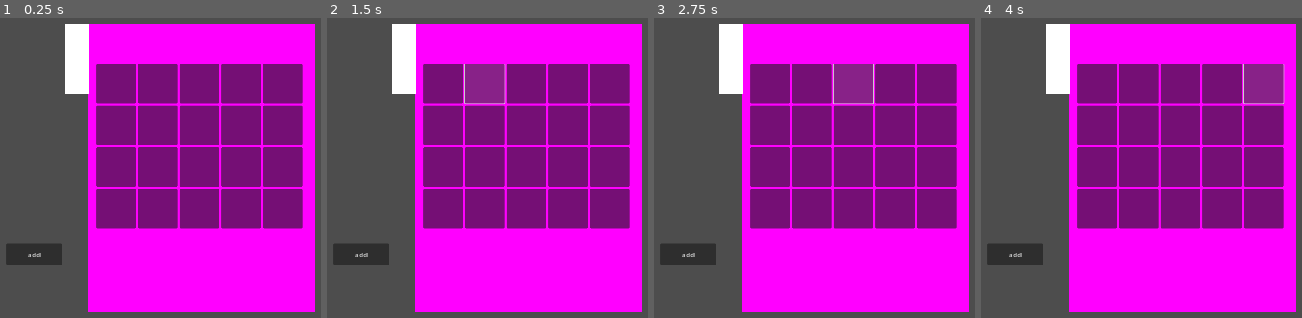
Above: before the commit, frames 1-4 (left to right).
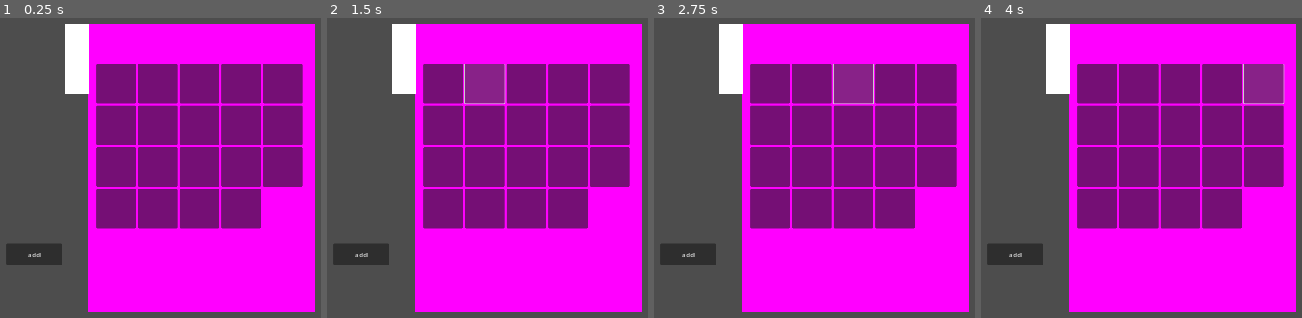
Above: after the commit, the same moments.

Repository: HuskyGameDev/2024s-team3
Game: Godot game, scene res://Scenes/UI/Drawer.tscn
Same seed, same stepped clock (60 frames per second), same inputs: the game is played once before the commit and once after it. This scene is started directly instead of the project's main scene.
Inputs (mouse positions are in pixels of both pictures, inside the frame that each line leads up to):
- Up to frame 1 (0.25 s): no input
- Up to frame 2 (1.5 s): click (442, 84) at 0.52 s; click (484, 84) at 1.27 s
- Up to frame 3 (2.75 s): click (853, 84) at 2.02 s
- Up to frame 4 (4 s): click (1221, 84) at 2.77 s; click (1263, 84) at 3.52 s

The runs differ from the first frame. In frame 1, 1.7% of the frame differs, in the area x 81-95%, y 57-71%; in frame 2, 1.7%; in frame 3, 1.7%; in frame 4, 1.7%.

Commit message:
able to base number of slots in drawer off of JSON FIle

Diff:
--- /dev/null
+++ b/Assets/Data/inv_data_file.json
@@ -0,0 +1,59 @@
+{
+		"Inv1": {
+			"Item": "thistle_root"
+		},
+		"Inv2": {
+			"Item": null
+		},
+		"Inv3": {
+			"Item": null
+		},
+		"Inv4": {
+			"Item": null
+		},
+		"Inv5": {
+			"Item": null
+		},
+		"Inv6": {
+			"Item": null
+		},
+		"Inv7": {
+			"Item": null
+		},
+		"Inv8": {
+			"Item": null
+		},
+		"Inv9": {
+			"Item": null
+		},
+		"Inv10": {
+			"Item": null
+		},
+		"Inv11": {
+			"Item": null
+		},
+		"Inv12": {
+			"Item": null
+		},
+		"Inv13": {
+			"Item": null
+		},
+		"Inv14": {
+			"Item": null
+		},
+		"Inv15": {
+			"Item": null
+		},
+		"Inv16": {
+			"Item": null
+		},
+		"Inv17": {
+			"Item": null
+		},
+		"Inv18": {
+			"Item": null
+		},
+		"Inv19": {
+			"Item": null
+		}
+}
--- a/Scripts/Singletons/PlayerData.gd
+++ b/Scripts/Singletons/PlayerData.gd
@@ -2,14 +2,23 @@
 
 ################# Game Saving ###################
 const SAVE_LOCATION = "user://savegame.save"
+var INV_LOCATION = "user://inv_data_file.json"
+var data = {}
 @export var save:SaveGameFile
 
 func _ready():
+	create_new_inv()
 	save = load_game()
 	GameTime.connect("end_of_day", _on_end_of_day);
 
 
-func save_game():
+func save_game(content):
+	if content != null:
+		var file = FileAccess.open(INV_LOCATION, FileAccess.WRITE)
+		file.store_string(JSON.stringify(content))
+		file.close
+		file = null
+
 	var save_file = FileAccess.open(SAVE_LOCATION, FileAccess.WRITE)
 	save_file.store_var(var_to_str(save))
 
@@ -27,6 +36,16 @@
 		print("error reading save file")
 		return SaveGameFile.new()
 
+func read_inv():
+	var file = FileAccess.open(INV_LOCATION, FileAccess.READ)
+	var content = JSON.parse_string(file.get_as_text())
+	return content
+
+func create_new_inv():
+	var file = FileAccess.open("res://Assets/Data/inv_data_file.json", FileAccess.READ)
+	var content = JSON.parse_string(file.get_as_text())
+	data =  content
+	save_game(content)
 
 func clear_save():
 	DirAccess.remove_absolute(SAVE_LOCATION)
@@ -35,7 +54,7 @@
 ################ Event Triggers #################
 
 func _on_end_of_day():
-	save_game();
+	save_game(null)
 
 func _on_potion_made(potion:Potion):
 	if not save.madePotions.has(potion.id):
--- a/Scripts/drawer.gd
+++ b/Scripts/drawer.gd
@@ -2,9 +2,22 @@
 
 var gridContainer : GridContainer
 var items :Array
+var template_inv_slot = preload("res://Scenes/UI/Drawer_button.tscn")
+@onready var gridcontainer = get_node("Background/M/V/ScrollContainer/GridContainer")
+var inv_data
+var slots = []
 # Called when the node enters the scene tree for the first time.
 func _ready():
-	gridContainer = $Background/M/V/ScrollContainer/GridContainer
+	inv_data = PlayerData.read_inv()
+	for i in inv_data:
+		slots.push_front(i)
+		print(i)
+		#var inv_slot_new = template_inv_slot.instantiate()
+		#if PlayerData.inv_data[i]["Item"] != null:
+			#var item_name = PlayerData.item_data[str(PlayerData.inv_data[i]["Item"])]["Name"]
+			#var icon_texture = load("res://Assets/Resources/Ingredients/" + item_name + ".tres")
+			#inv_slot_new.get_node("Icon").set_texture(icon_texture)
+		#gridcontainer.add_child(inv_slot_new, true)
 	populateButtons()
 	pass # Replace with function body.
 
@@ -14,7 +27,7 @@
 	pass
 
 func populateButtons():
-	for i in 20:
+	for i in inv_data:
 		var packedScene = ResourceLoader.load("res://Scenes/UI/Drawer_button.tscn")
 		var itemButton = packedScene.instantiate()
 		itemButton.connect("OnButtonClick", OnButtonClicked)
